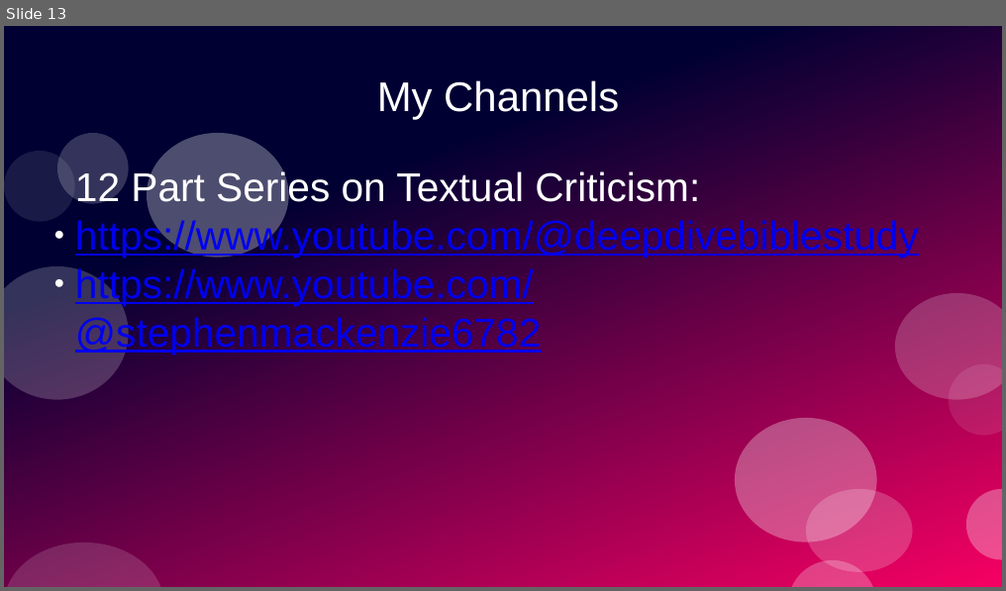
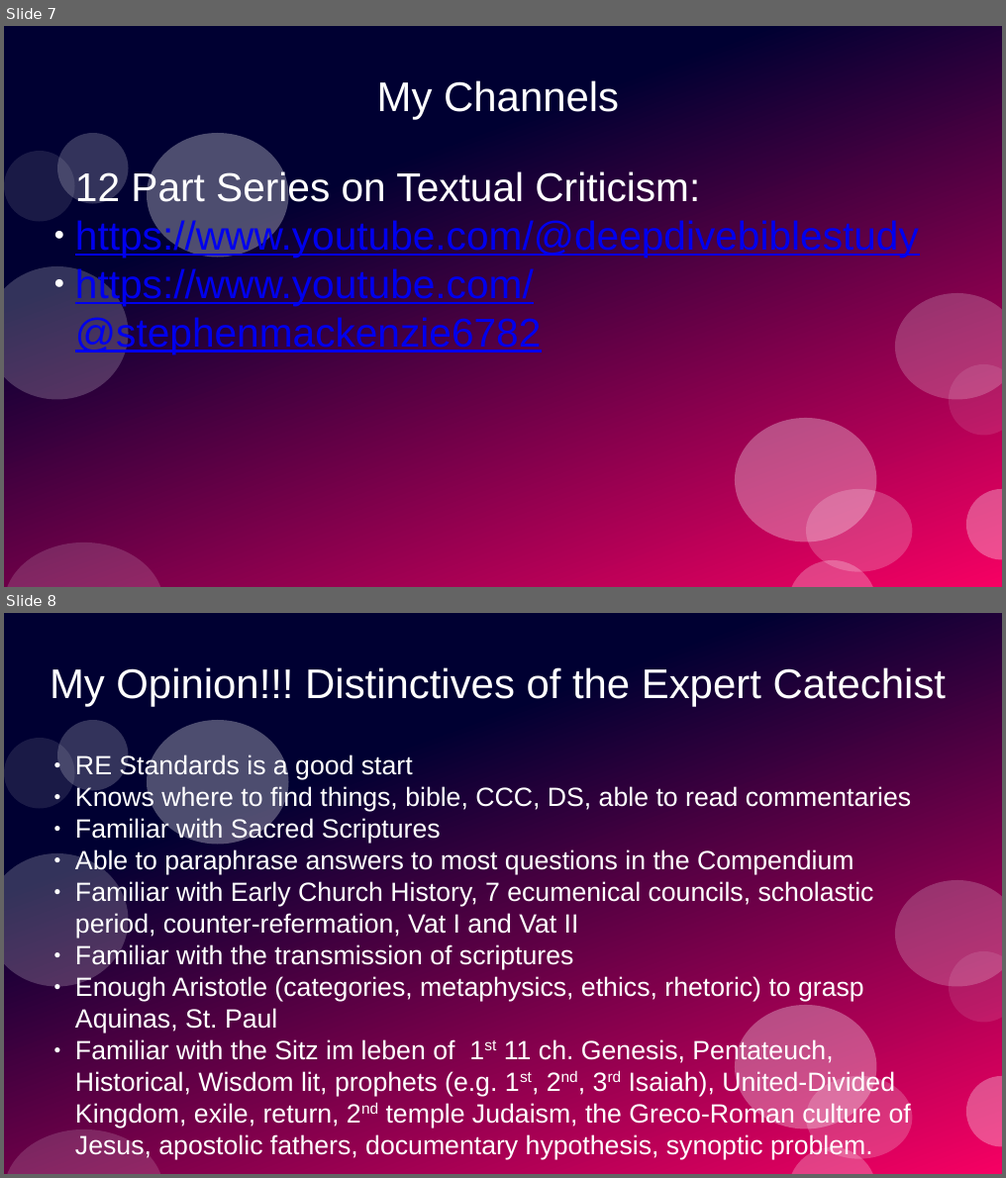
Before and after one commit to stevemac321/Catechist, a slide deck: Mastery.pptx. Shown one above the other, each under a label of ours: slide 13 before the commit, slides 7 and 8 after it. The pictures are 1006x591 and 1006x1178 pixels, drawn with LibreOffice and Linux fonts; fonts in the diff are those of the drawing. Boxes give left, top, right and bottom in pixels: in the first picture for what was removed or moved away, otherwise in the second. Text is boxed around its words. In the diff, an @@ line names an element or a change of style, - is before the commit and + after.

```diff
--- a/Mastery.pptx
+++ b/Mastery.pptx
@@ slide 8 added at [4,613,1002,1174], background #FFFFFF; not listed: 12 template elements that a slide beside it also shows @@
@@ title added at [50,667,946,707], 33 pt, text #FFFFFF @@
+My Opinion!!! Distinctives of the Expert Catechist
@@ subtitle added at [75,755,911,1160], 21 pt, text #FFFFFF @@
+● RE Standards is a good start
+● Knows where to find things, bible, CCC, DS, able to read commentaries
+● Familiar with Sacred Scriptures
+● Able to paraphrase answers to most questions in the Compendium
+● Familiar with Early Church History, 7 ecumenical councils, scholastic period, counter-refermation, Vat I and Vat II
+● Familiar with the transmission of scriptures
+● Enough Aristotle (categories, metaphysics, ethics, rhetoric) to grasp Aquinas, St. Paul
+● Familiar with the Sitz im leben of 1st 11 ch. Genesis, Pentateuch, Historical, Wisdom lit, prophets (e.g. 1st, 2nd, 3rd Isaiah), United-Divided Kingdom, exile, return, 2nd temple Judaism, the Greco-Roman culture of Jesus, apostolic fathers, documentary hypothesis, synoptic problem.
@@ what was slide 13 is now slide 7 @@
```
Also in this commit, not shown: 5 slides changed, 2 other slides added, 5 slides removed, 1 other file.
